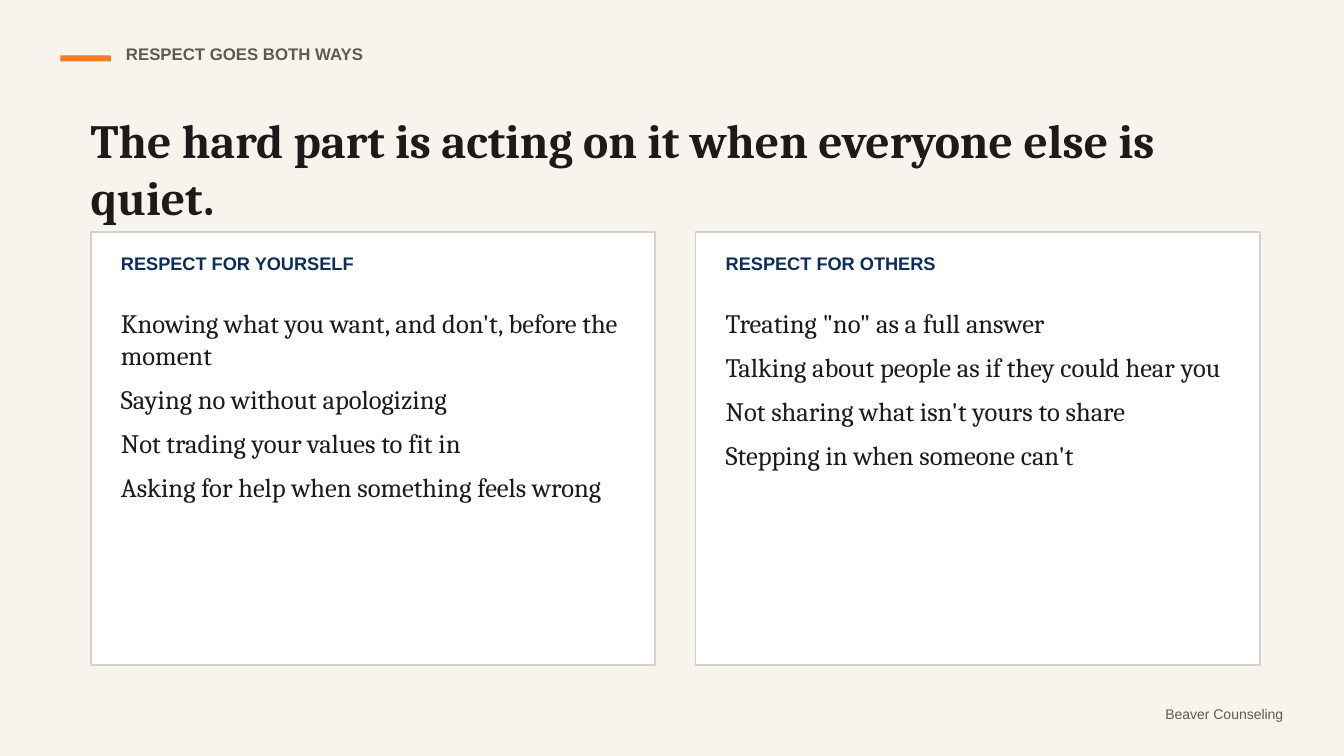
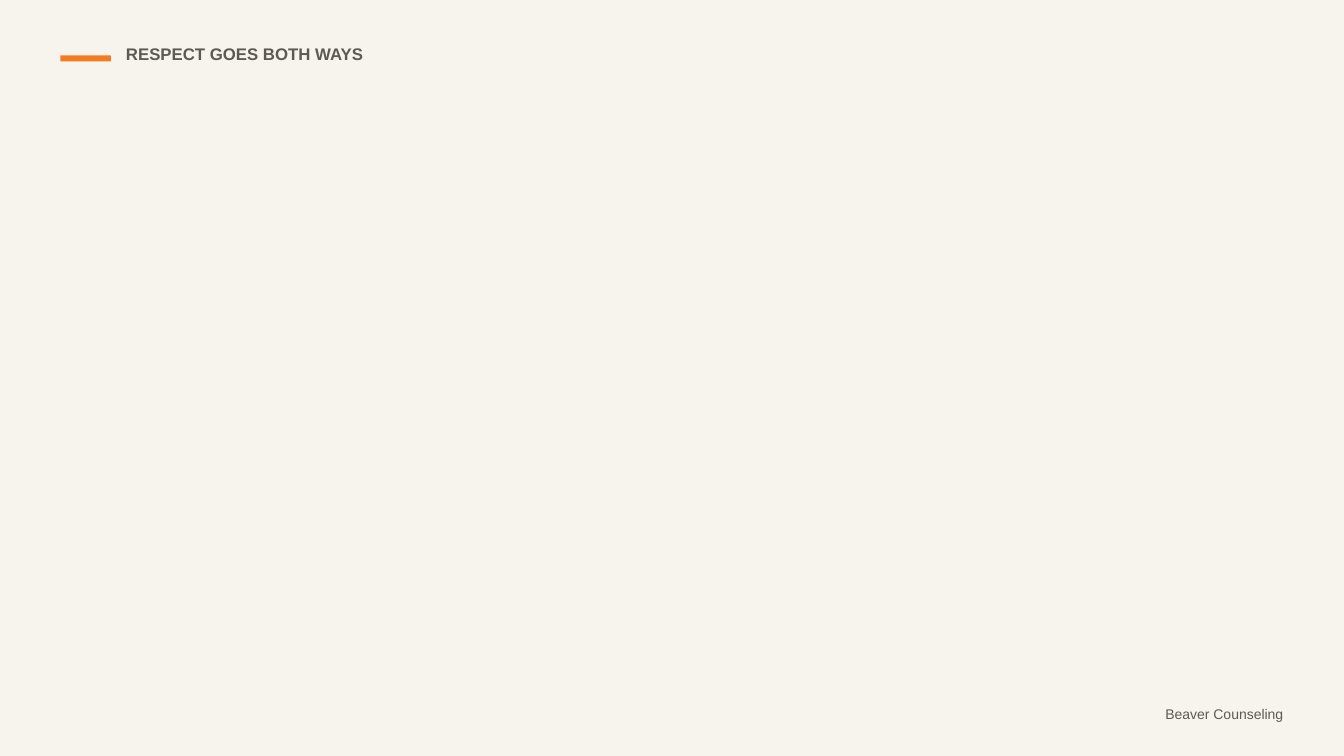
Before and after one commit to rmwtoolkit/bcds-toolkit, a slide deck: slide 6 of decks/dont-scroll-past-lesson-v2.pptx (slide 4 before the commit). Drawn at 1344x756 pixels with LibreOffice and Linux fonts; fonts in the diff are those of the drawing; background and template pictures are left out. Boxes give left, top, right and bottom in pixels: in the first picture for what was removed or moved away, otherwise in the second. Text is boxed around its words. In the diff, an @@ line names an element or a change of style, - is before the commit and + after.

```diff
--- a/decks/dont-scroll-past-lesson-v2.pptx
+++ b/decks/dont-scroll-past-lesson-v2.pptx
@@ text removed at box(91, 125, 1155, 225) @@
-The hard part is acting on it when everyone else is quiet.
@@ rectangle removed at box(91, 232, 655, 665) @@
@@ rectangle removed at box(696, 232, 1260, 665) @@
@@ text removed at box(121, 257, 354, 270) @@
-RESPECT FOR YOURSELF
@@ text removed at box(726, 257, 936, 270) @@
-RESPECT FOR OTHERS
@@ text removed at box(121, 314, 617, 503) @@
-Knowing what you want, and don't, before the moment
-Saying no without apologizing
-Not trading your values to fit in
-Asking for help when something feels wrong
@@ text removed at box(726, 314, 1221, 471) @@
-Treating "no" as a full answer
-Talking about people as if they could hear you
-Not sharing what isn't yours to share
-Stepping in when someone can't
```
Also in this commit, not shown: 10 other slides changed, 15 slides added, 5 slides removed, 23 other files.
